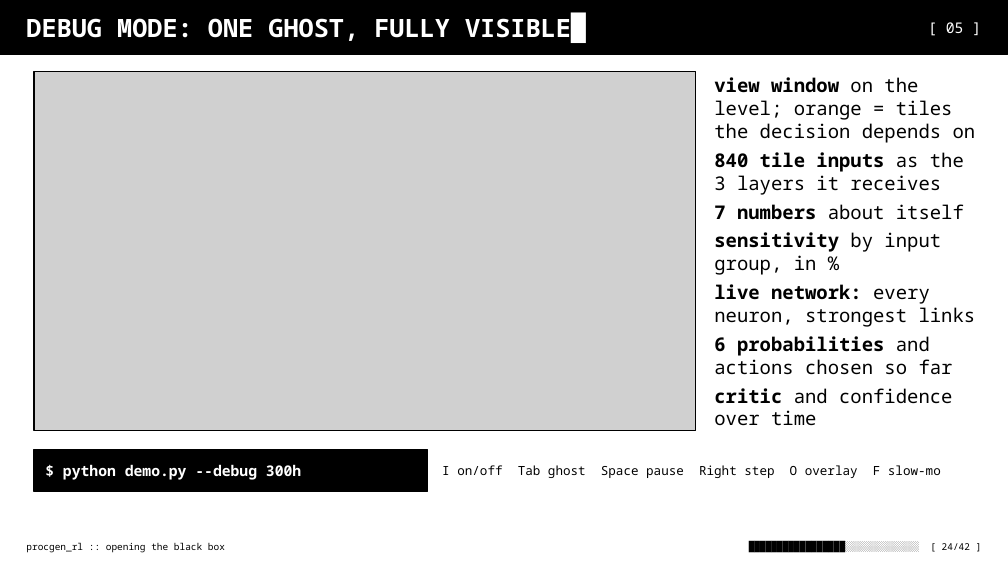
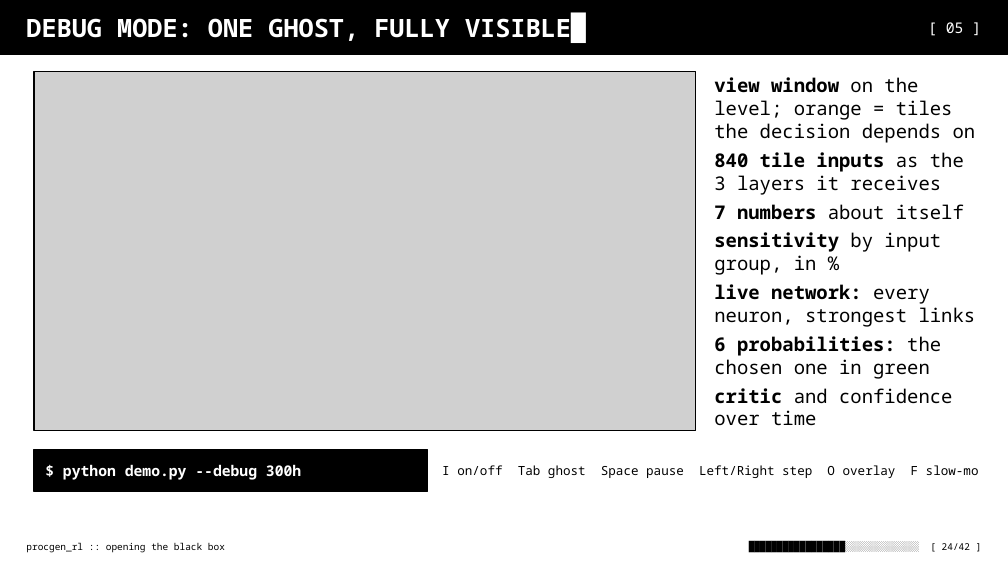
Before and after one commit to DYNAMAXD/ProcGen_RL, a slide deck: slide 25 of presentation/ProcGen_RL_terminal.pptx. Drawn at 1008x567 pixels with LibreOffice and Linux fonts; fonts in the diff are those of the drawing; grey boxes stand for pictures. Boxes give left, top, right and bottom in pixels: in the first picture for what was removed or moved away, otherwise in the second. Text is boxed around its words. In the diff, an @@ line names an element or a change of style, - is before the commit and + after.

```diff
--- a/presentation/ProcGen_RL_terminal.pptx
+++ b/presentation/ProcGen_RL_terminal.pptx
@@ text at box(714, 336, 941, 379): text changed @@
-> 6 probabilities and actions chosen so far
+> 6 probabilities: the chosen one in green
@@ text at box(442, 465, 979, 478): text changed @@
-I on/off Tab ghost Space pause Right step O overlay F slow-mo
+I on/off Tab ghost Space pause Left/Right step O overlay F slow-mo
```
Also in this commit, not shown: 1 other slide changed, 6 other files.
